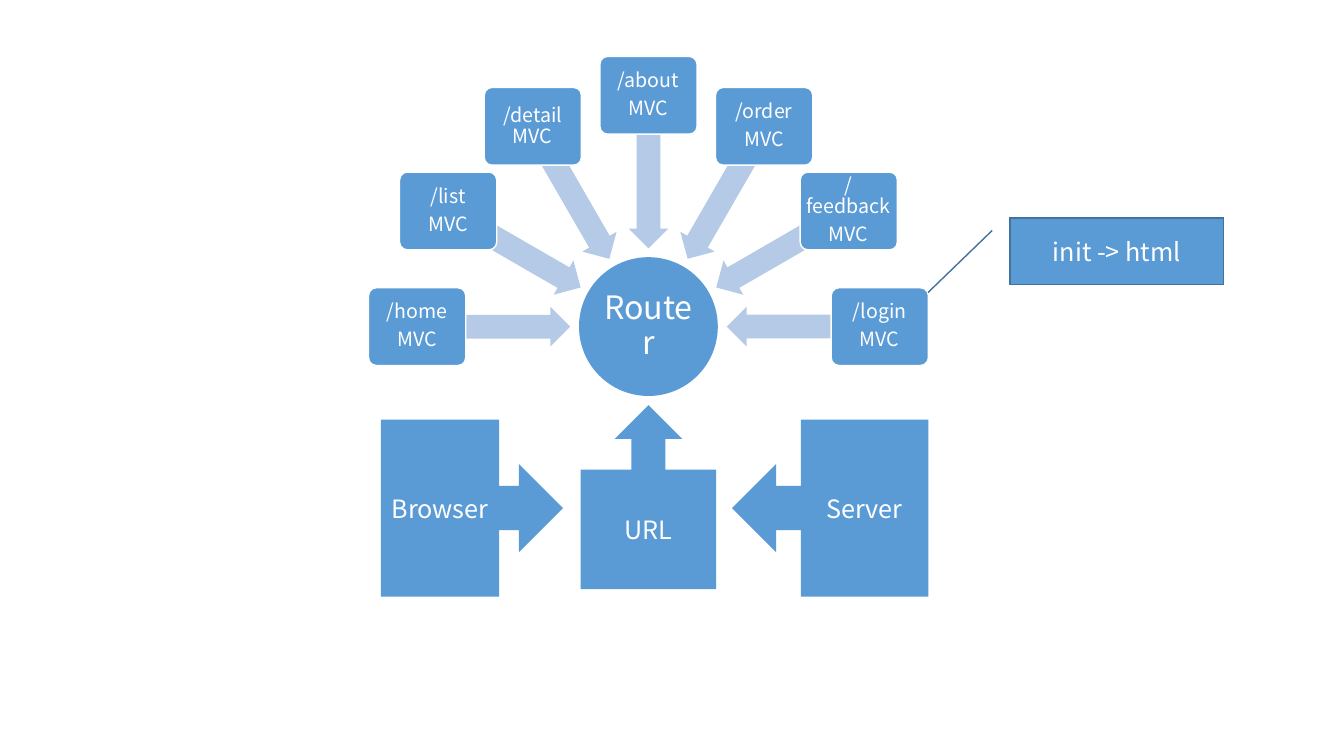
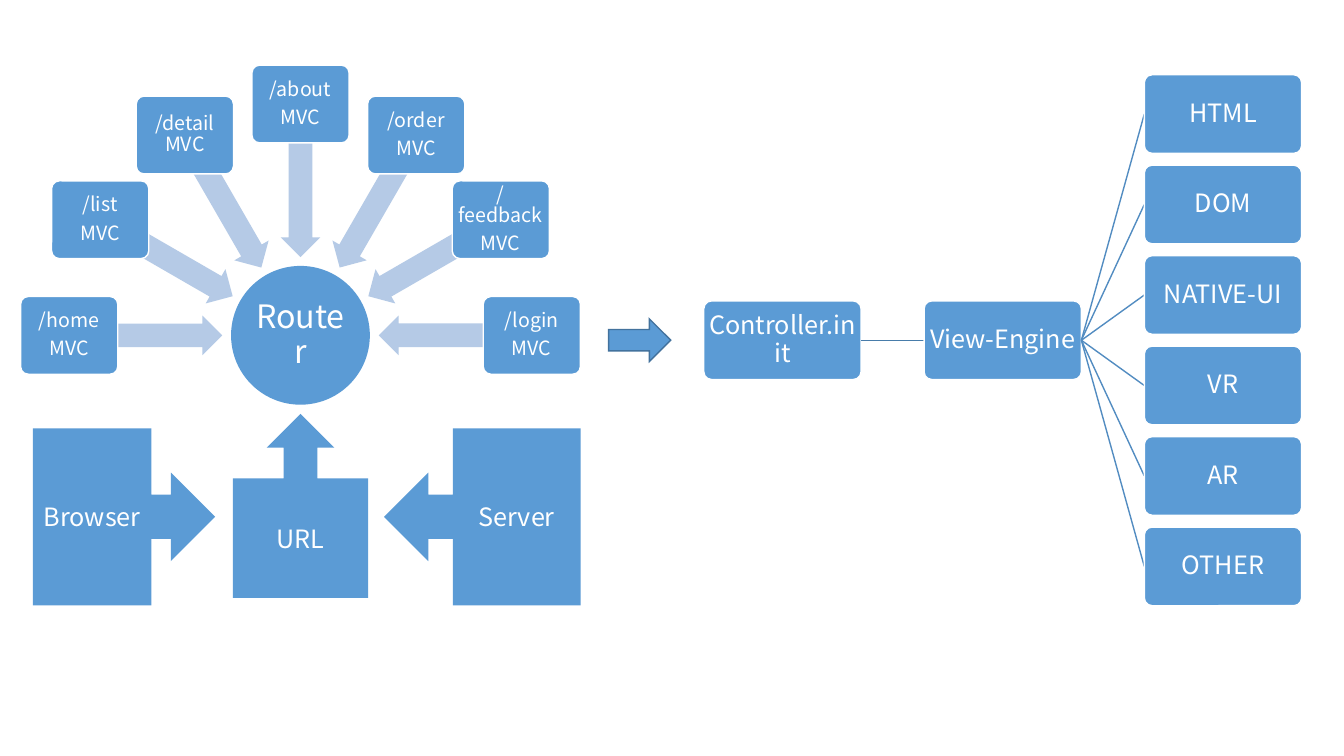
Before and after one commit to Lucifier129/Lucifier129.github.io, a slide deck: slide 1 of webppt/01.pptx. Drawn at 1344x756 pixels with LibreOffice and Linux fonts; fonts in the diff are those of the drawing. Boxes give left, top, right and bottom in pixels: in the first picture for what was removed or moved away, otherwise in the second. Text is boxed around its words. In the diff, an @@ line names an element or a change of style, - is before the commit and + after.

```diff
--- a/webppt/01.pptx
+++ b/webppt/01.pptx
@@ rounded rectangle added at [252,66,349,143], fill #5B9BD5, outline #FFFFFF 1 pt @@
@@ rounded rectangle: place and size @@
-rounded rectangle at [716,88,813,165]
+rounded rectangle at [136,96,233,173]
@@ 8 texts, 1 up arrow callout, 1 left arrow callout, 1 right arrow callout, 1 ellipse, 1 left arrow: place and size @@
-8 texts, 1 up arrow callout, 1 left arrow callout, 1 right arrow callout, 1 ellipse, 1 left arrow at [381,71,929,596]
+8 texts, 1 up arrow callout, 1 left arrow callout, 1 right arrow callout, 1 ellipse, 1 left arrow at [33,80,581,605]
@@ rounded rectangle: place and size @@
-rounded rectangle at [484,88,581,165]
+rounded rectangle at [368,96,465,173]
@@ left arrow at [167,125,278,277]: rotation 300 to 240 degrees @@
@@ left arrow at [323,125,433,277]: rotation 240 to 300 degrees @@
@@ rounded rectangle: place and size @@
-rounded rectangle at [801,172,897,250]
+rounded rectangle at [51,180,148,258]
@@ left arrow at [90,202,243,313]: rotation 330 to 210 degrees @@
@@ left arrow at [358,202,511,313]: rotation 210 to 330 degrees @@
@@ rounded rectangle: place and size @@
-rounded rectangle at [399,172,496,250]
+rounded rectangle at [453,180,549,258]
@@ border callout removed at [1010,218,1224,284] @@
-init -> html
@@ rounded rectangle: place and size @@
-rounded rectangle at [600,56,697,134]
+rounded rectangle at [20,296,117,374]
@@ rounded rectangle: place and size @@
-rounded rectangle at [369,287,466,365]
+rounded rectangle at [483,296,580,374]
@@ left arrow at [70,316,223,355]: rotation 0 to 180 degrees @@
@@ left arrow at [379,316,532,355]: rotation 180 to 0 degrees @@
@@ right arrow added at [609,319,671,361], fill #5B9BD5, outline #43739E 1 pt @@
@@ rounded rectangle: place and size @@
-rounded rectangle at [832,287,929,365]
+rounded rectangle at [704,301,861,380]
@@ group added at [709,75,1302,606]: 8 texts, 7 freeform shapes, 7 rounded rectangles @@
+Controller.init
+View-Engine
+HTML
+DOM
+NATIVE-UI
+VR
+AR
+OTHER
```
Also in this commit, not shown: 2 other files.
